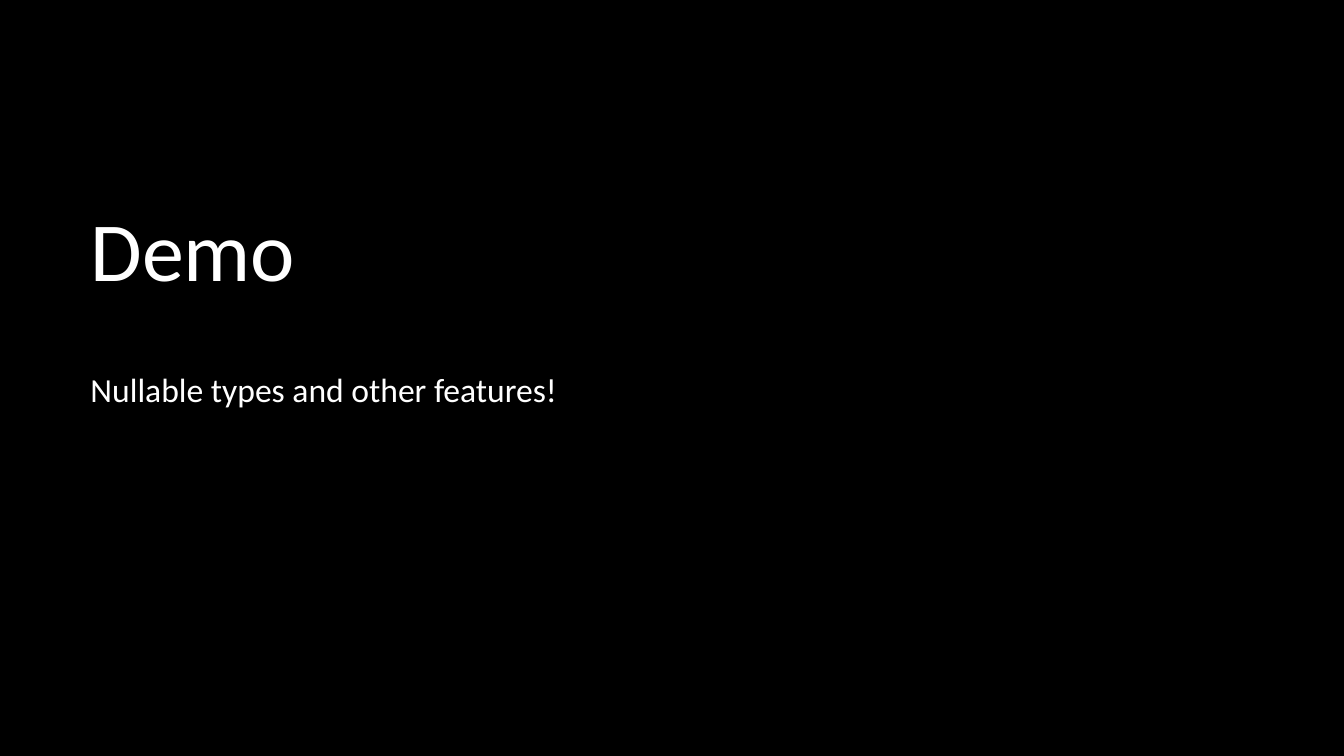
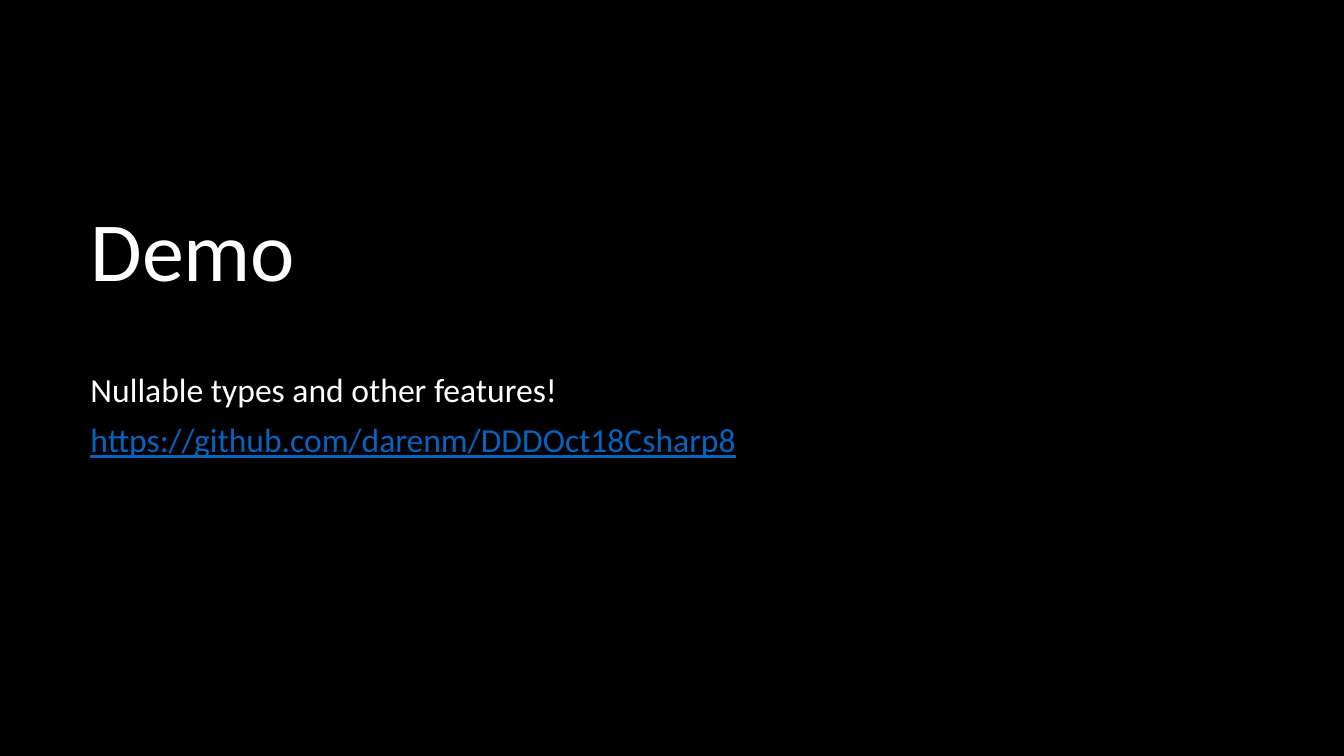
Before and after one commit to darenm/DDDOct18Csharp8, a slide deck: slide 18 of DDDOct18Csharp8.pptx (slide 17 before the commit). Drawn at 1344x756 pixels with LibreOffice and Linux fonts; fonts in the diff are those of the drawing. Boxes give left, top, right and bottom in pixels: in the first picture for what was removed or moved away, otherwise in the second. Text is boxed around its words. In the diff, an @@ line names an element or a change of style, - is before the commit and + after.

```diff
--- a/DDDOct18Csharp8.pptx
+++ b/DDDOct18Csharp8.pptx
@@ subtitle at (90, 428, 735, 458): paragraph added @@
+https://github.com/darenm/DDDOct18Csharp8
```
Also in this commit, not shown: 2 other slides changed, 1 slide added.
